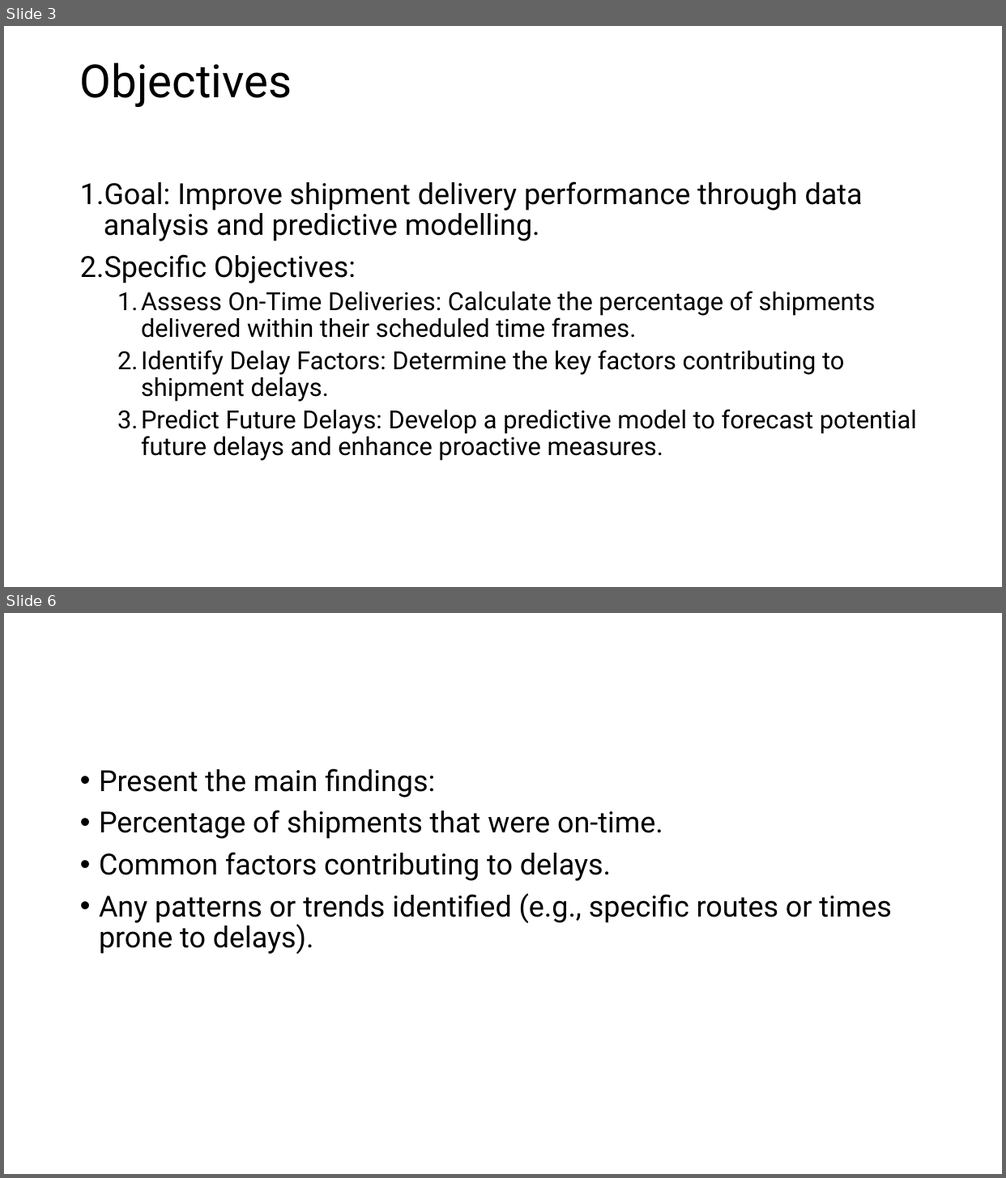
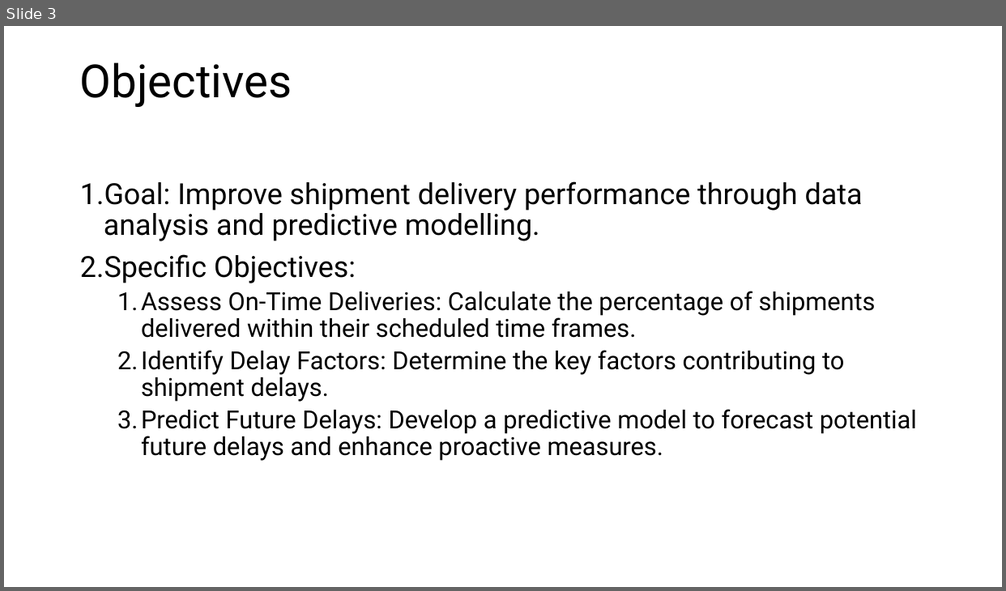
Before and after one commit to dansileshi/Shipment-Delay-Analysis, a slide deck: Shipment Delay Analysis Overview.pptx. Shown one above the other, each under a label of ours: slides 3 and 6 before the commit, slide 3 after it; the slides between them are not shown. The pictures are 1006x1178 and 1006x591 pixels, drawn with LibreOffice and Linux fonts; fonts in the diff are those of the drawing. Boxes give left, top, right and bottom in pixels: in the first picture for what was removed or moved away, otherwise in the second. Text is boxed around its words. In the diff, an @@ line names an element or a change of style, - is before the commit and + after.

```diff
--- a/Shipment Delay Analysis Overview.pptx
+++ b/Shipment Delay Analysis Overview.pptx
@@ slide 6 removed at (4, 613, 1002, 1174), background #FFFFFF @@
@@ text removed at (99, 769, 891, 954) @@
-• Present the main findings:
-• Percentage of shipments that were on-time.
-• Common factors contributing to delays.
-• Any patterns or trends identified (e.g., specific routes or times prone to delays).
```
Also in this commit, not shown: 7 slides changed, 2 slides added, 7 other slides removed, 9 other files.
